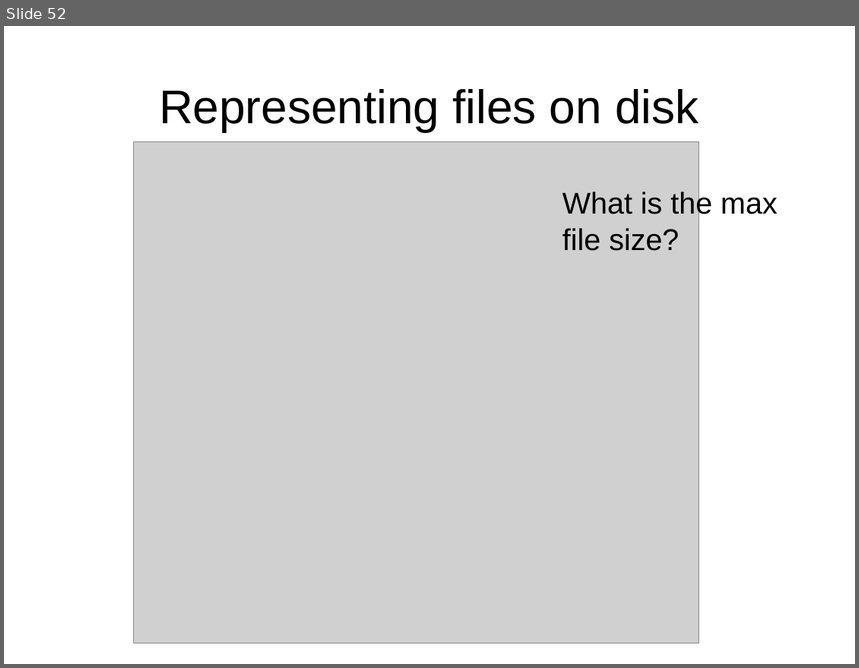
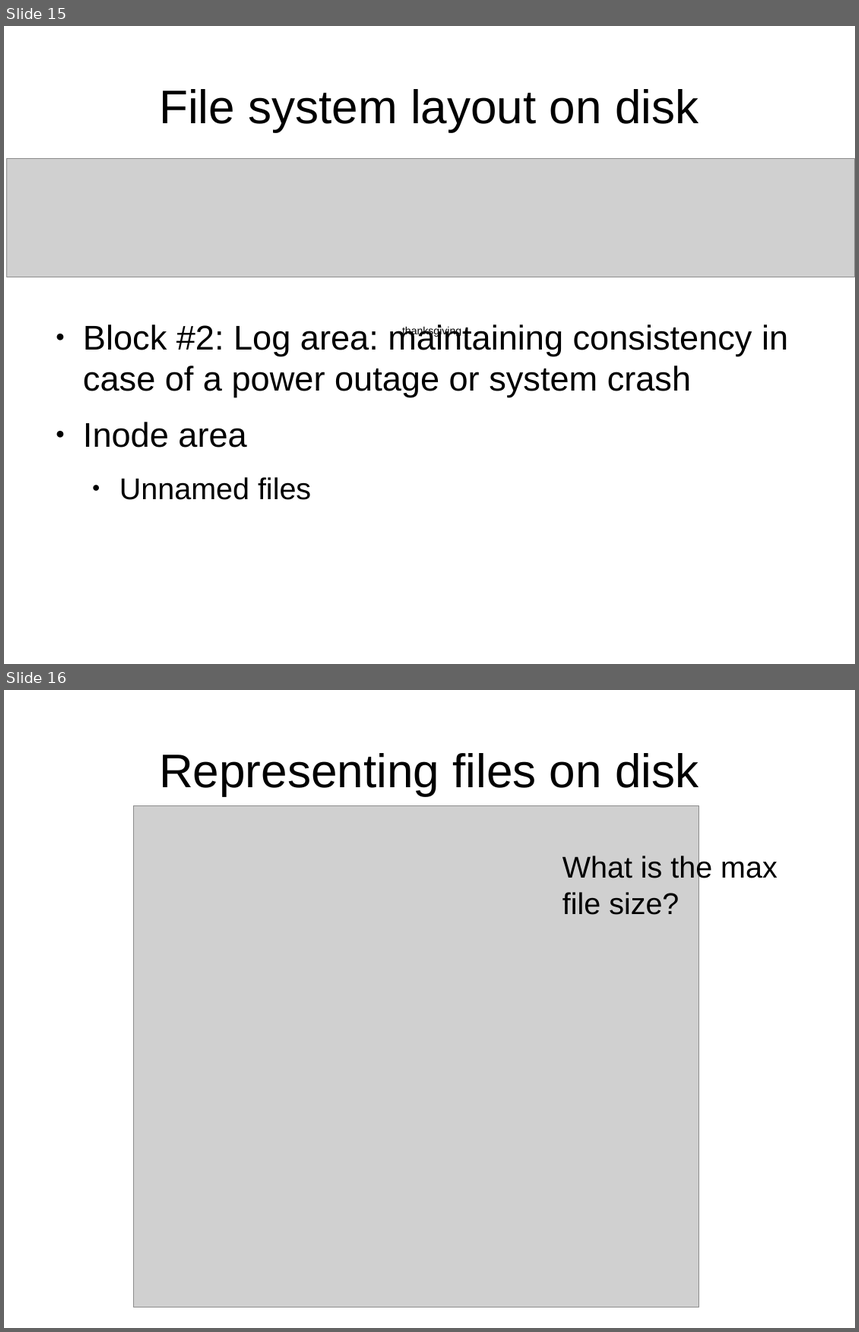
Before and after one commit to antonburtsev/cs5460, a slide deck: lectures/lecture16-file-system/lecture16-file-system.odp. Shown one above the other, each under a label of ours: slide 52 before the commit, slides 15 and 16 after it. The pictures are 859x668 and 859x1332 pixels, drawn with LibreOffice and Linux fonts; fonts in the diff are those of the drawing; grey boxes stand for pictures. Boxes give left, top, right and bottom in pixels: in the first picture for what was removed or moved away, otherwise in the second. Text is boxed around its words. In the diff, an @@ line names an element or a change of style, - is before the commit and + after.

Commit message:
Lecture 16 file system (Buffer cache)

```diff
--- a/lectures/lecture16-file-system/lecture16-file-system.odp
+++ b/lectures/lecture16-file-system/lecture16-file-system.odp
@@ slide 15 added at <box>4,26,855,664</box>, background #FFFFFF @@
@@ title added at <box>159,89,699,132</box>, 44 pt, text #000000 @@
+File system layout on disk
@@ picture added at <box>6,159,855,277</box> @@
@@ text added at <box>83,325,788,500</box>, 32 pt, text #000000 @@
+● Block #2: Log area: maintaining consistency in case of a power outage or system crash
+● Inode area
+  ● Unnamed files
@@ text added at <box>402,325,462,337</box>, 10 pt, text #000000 @@
+thanksgiving
@@ what was slide 52 is now slide 16 @@
```
Also in this commit, not shown: 9 slides changed, 7 other slides added, 2 other files.
